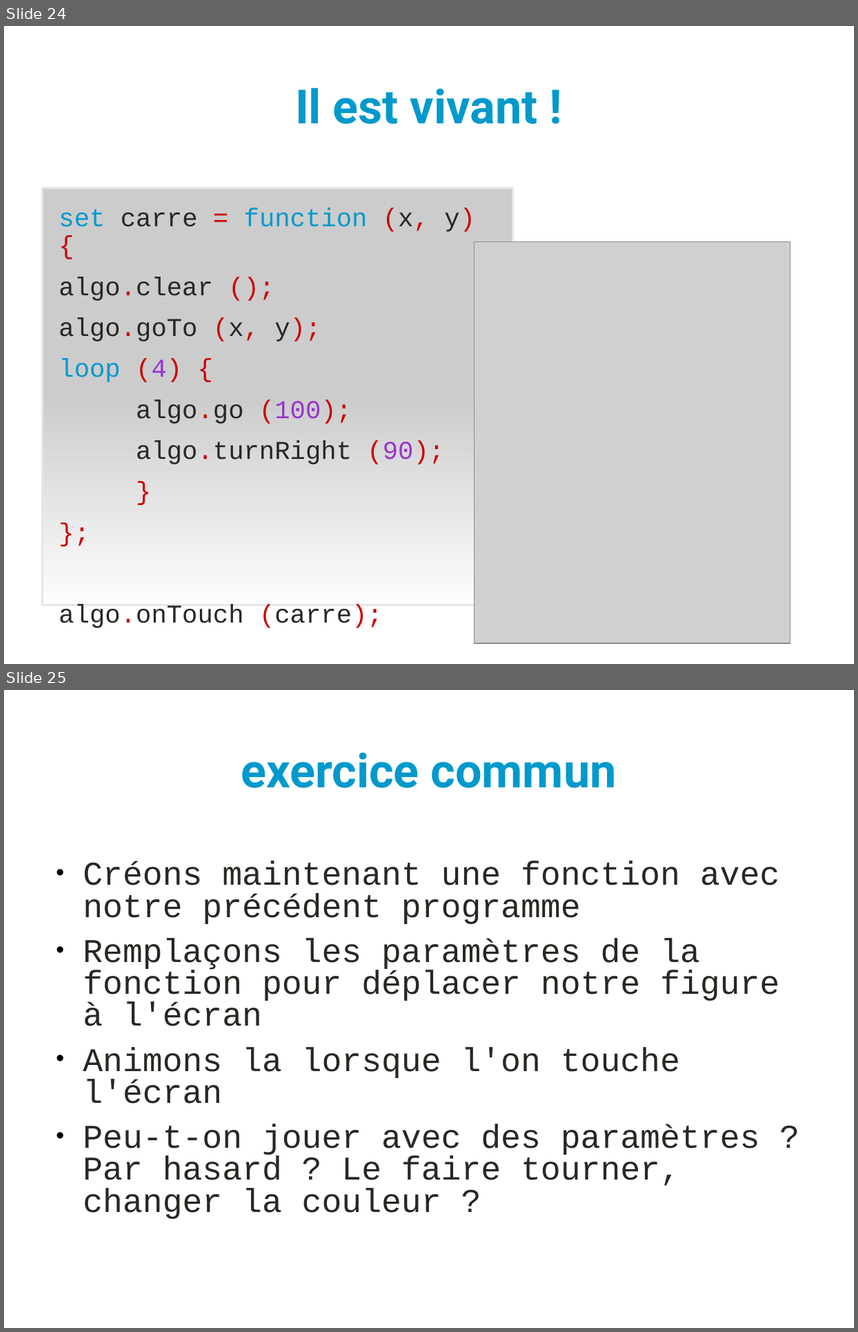
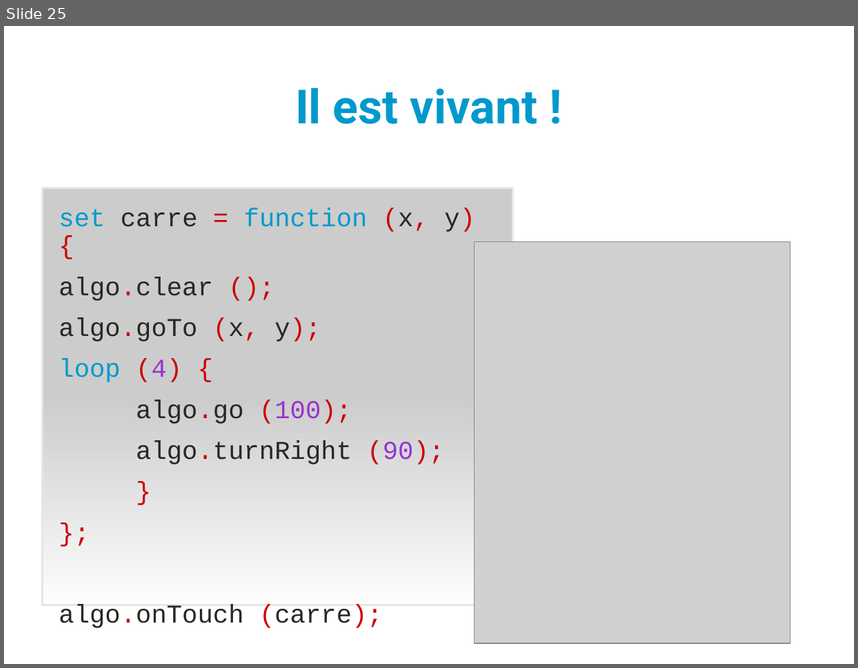
Before and after one commit to YannCaron/Devoxx4Kids-2015, a slide deck: Presentation.odp. Shown one above the other, each under a label of ours: slides 24 and 25 before the commit, slide 25 after it. The pictures are 858x1332 and 858x668 pixels, drawn with LibreOffice and Linux fonts; fonts in the diff are those of the drawing; grey boxes stand for pictures. Boxes give left, top, right and bottom in pixels: in the first picture for what was removed or moved away, otherwise in the second. Text is boxed around its words. In the diff, an @@ line names an element or a change of style, - is before the commit and + after.

```diff
--- a/Presentation.odp
+++ b/Presentation.odp
@@ slide 25 removed at (x1=4, y1=690, x2=854, y2=1328), background #FFFFFF @@
@@ title removed at (x1=241, y1=752, x2=617, y2=788) @@
-exercice commun
@@ text removed at (x1=83, y1=861, x2=780, y2=1219) @@
-● Créons maintenant une fonction avec notre précédent programme
-● Remplaçons les paramètres de la fonction pour déplacer notre figure à l'écran
-● Animons la lorsque l'on touche l'écran
-● Peu-t-on jouer avec des paramètres ? Par hasard ? Le faire tourner, changer la couleur ?
@@ what was slide 24 is now slide 25 @@
```
Also in this commit, not shown: 2 slides added, 6 other files.
